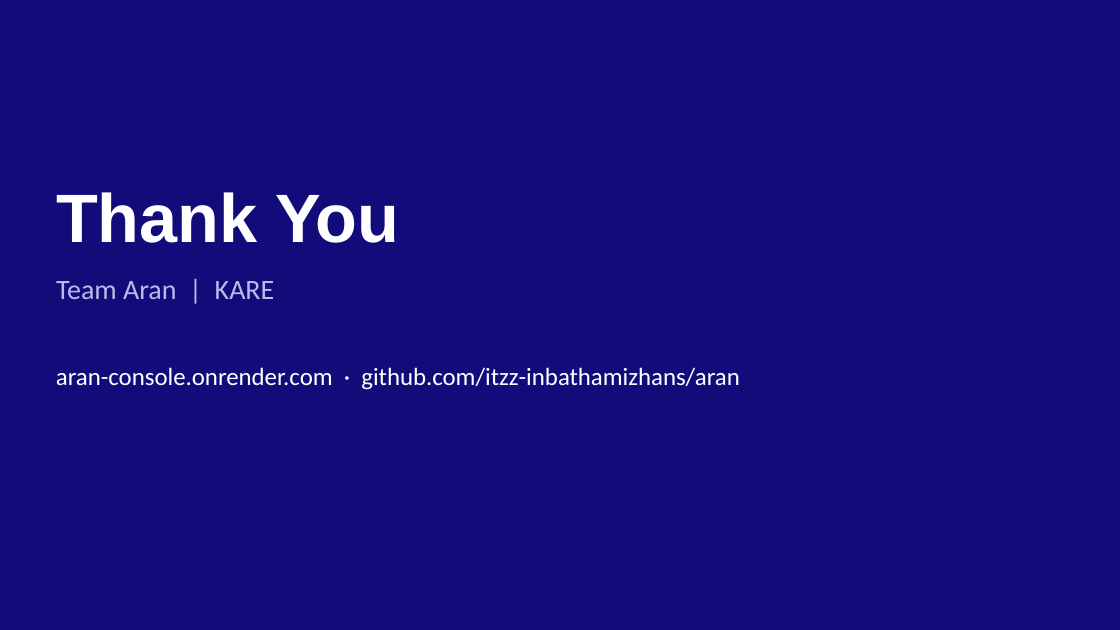
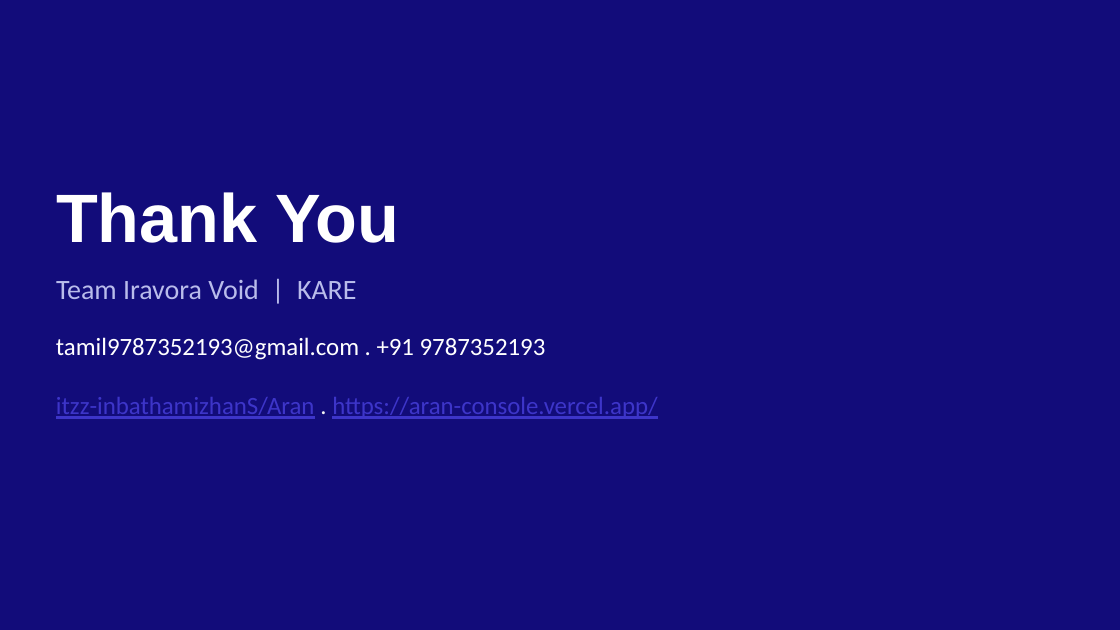
Before and after one commit to itzz-inbathamizhanS/Aran, a slide deck: slide 12 of artifacts/Pitch deck/Aran - BuildX Pitch Deck.pptx. Drawn at 1120x630 pixels with LibreOffice and Linux fonts; fonts in the diff are those of the drawing; background and template pictures are left out. Boxes give left, top, right and bottom in pixels: in the first picture for what was removed or moved away, otherwise in the second. Text is boxed around its words. In the diff, an @@ line names an element or a change of style, - is before the commit and + after.

Commit message:
Update the pitch deck with team ID, team name and contact details, and point the demo slide at the Vercel link

```diff
--- a/artifacts/Pitch deck/Aran - BuildX Pitch Deck.pptx
+++ b/artifacts/Pitch deck/Aran - BuildX Pitch Deck.pptx
@@ text at (56, 279, 357, 299): text changed @@
-Team Aran | KARE
+Team Iravora Void | KARE
@@ text at (56, 337, 657, 419): text changed; text colour #FFFFFF to #3D35C9 @@
-aran-console.onrender.com · github.com/itzz-inbathamizhans/aran
+tamil9787352193@gmail.com . +91 9787352193
+itzz-inbathamizhanS/Aran . https://aran-console.vercel.app/
```
Also in this commit, not shown: 2 other slides changed, 2 other files.
